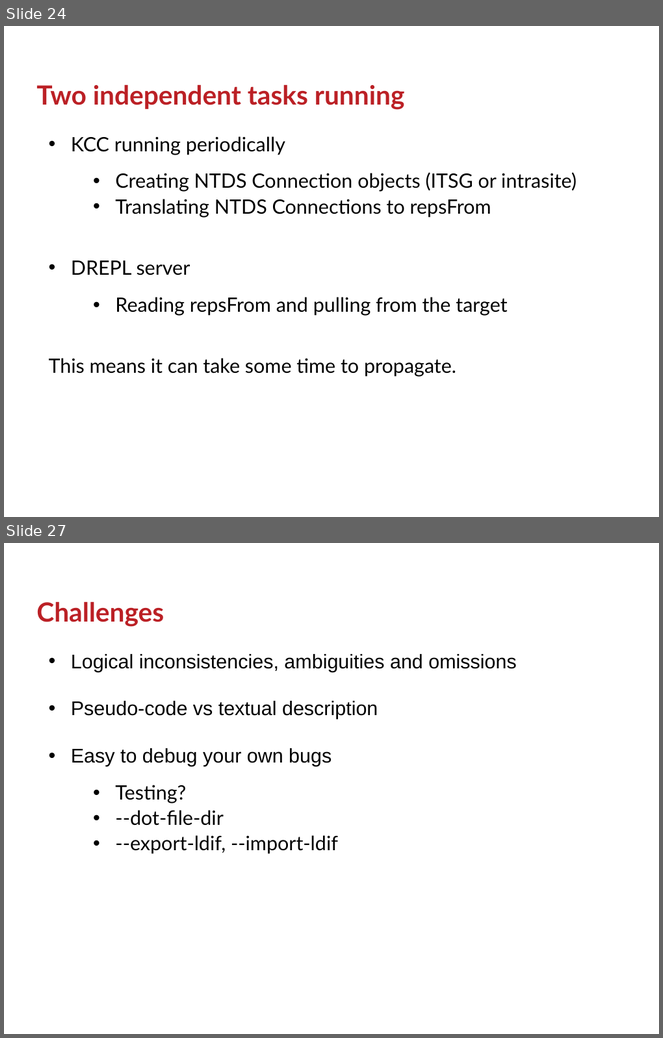
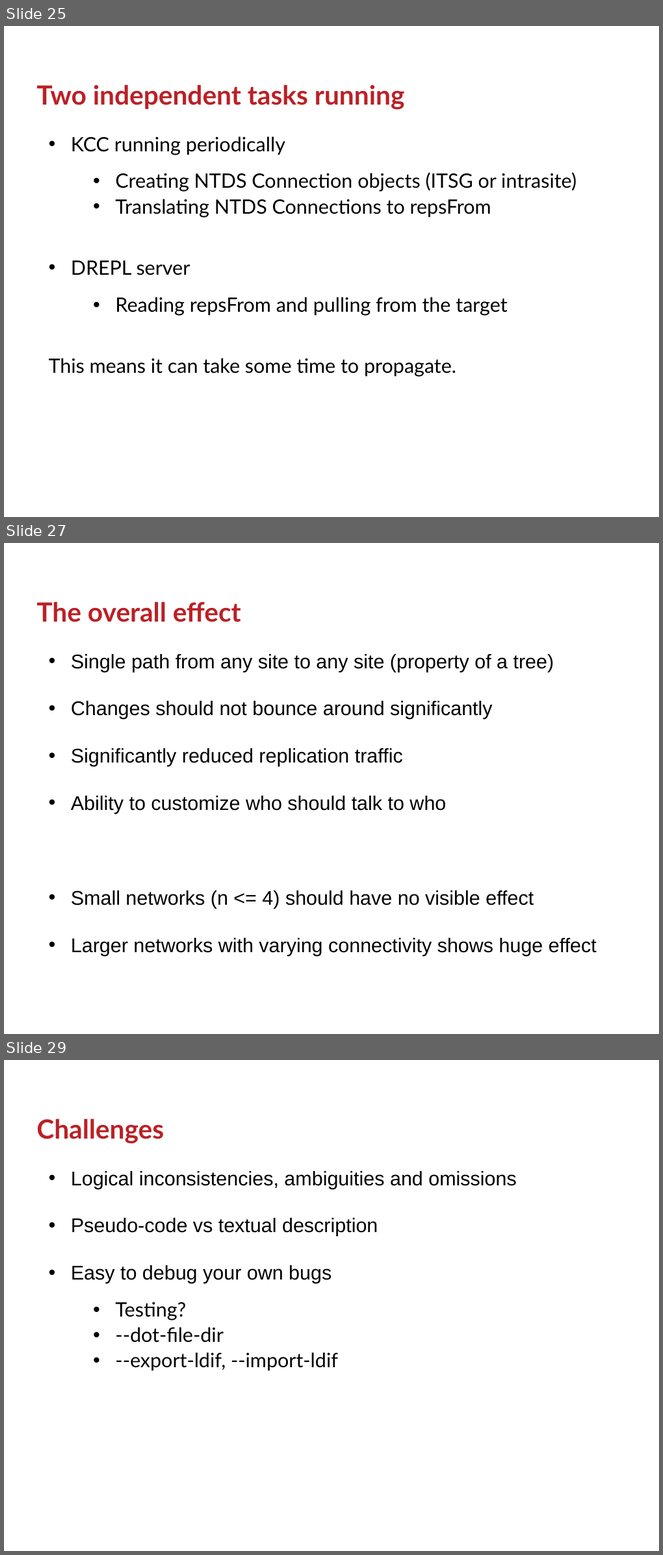
Before and after one commit to GSam/Slides, a slide deck: Samba KCC.pptx. Shown one above the other, each under a label of ours: slides 24 and 27 before the commit, slides 25, 27 and 29 after it; the slides between them are not shown. The pictures are 663x1038 and 663x1555 pixels, drawn with LibreOffice and Linux fonts; fonts in the diff are those of the drawing; background and template pictures are left out. Boxes give left, top, right and bottom in pixels: in the first picture for what was removed or moved away, otherwise in the second. Text is boxed around its words. In the diff, an @@ line names an element or a change of style, - is before the commit and + after.

```diff
--- a/Samba KCC.pptx
+++ b/Samba KCC.pptx
@@ slide 27 added at (4,543,659,1034), background #FFFFFF @@
@@ title added at (36,601,241,622), 32 pt, text #BB2025, bold @@
+The overall effect
@@ text added at (71,654,597,956), 24 pt, text #000000 @@
+• Single path from any site to any site (property of a tree)
+• Changes should not bounce around significantly
+• Significantly reduced replication traffic
+• Ability to customize who should talk to who
+• Small networks (n <= 4) should have no visible effect
+• Larger networks with varying connectivity shows huge effect
@@ what was slide 24 is now slide 25 @@
@@ what was slide 27 is now slide 29 @@
```
Also in this commit, not shown: 4 slides changed, 3 other slides added, 1 slide removed.
